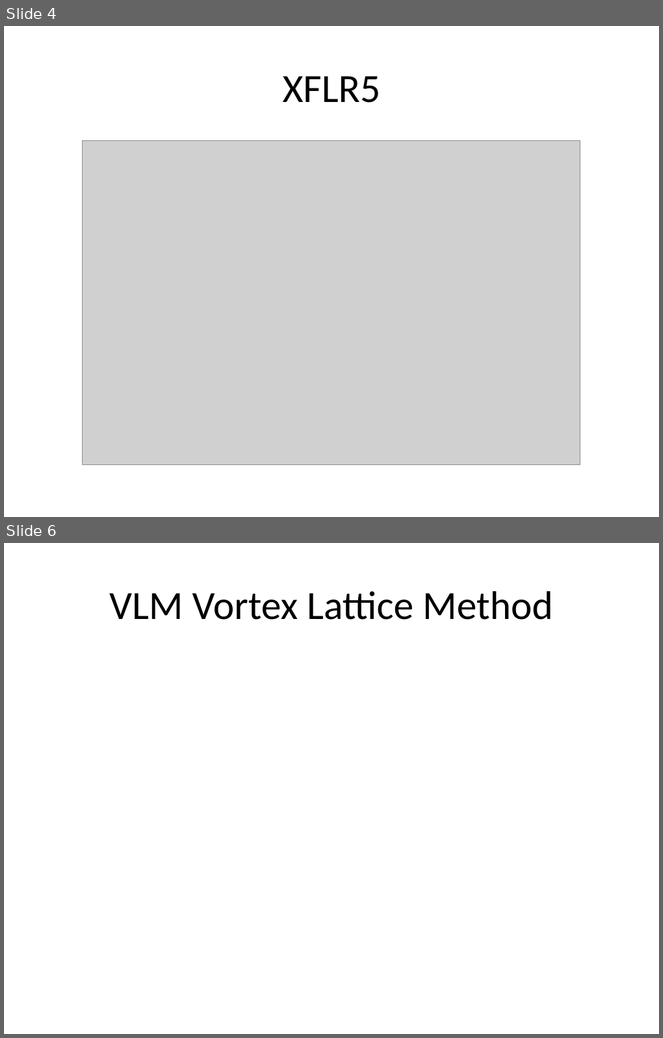
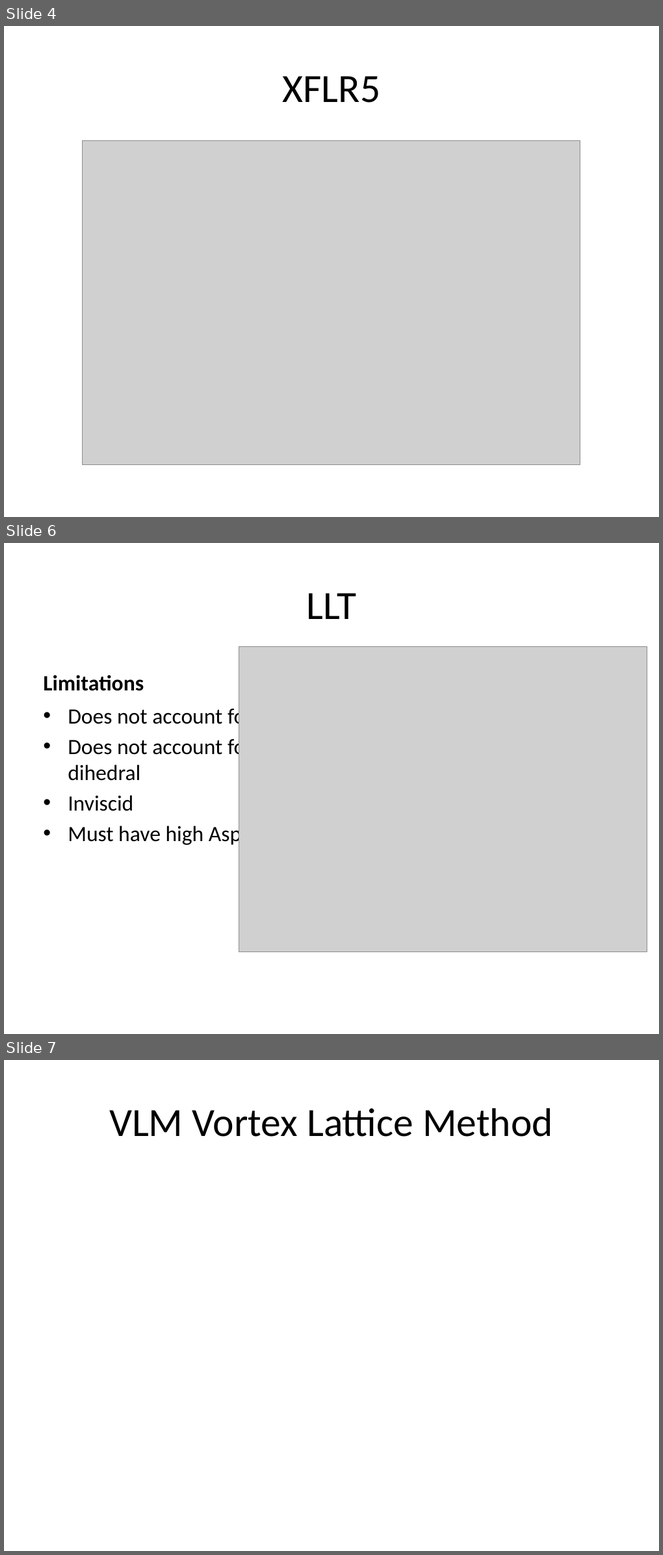
Before and after one commit to colinparker/Pterosaur, a slide deck: XFLR5 Methods and Their Application in.pptx. Shown one above the other, each under a label of ours: slides 4 and 6 before the commit, slides 4, 6 and 7 after it; the slides between them are not shown. The pictures are 663x1038 and 663x1555 pixels, drawn with LibreOffice and Linux fonts; fonts in the diff are those of the drawing; grey boxes stand for pictures. Boxes give left, top, right and bottom in pixels: in the first picture for what was removed or moved away, otherwise in the second. Text is boxed around its words. In the diff, an @@ line names an element or a change of style, - is before the commit and + after.

```diff
--- a/XFLR5 Methods and Their Application in.pptx
+++ b/XFLR5 Methods and Their Application in.pptx
@@ slide 6 added at bbox=[4, 543, 659, 1034], background #FFFFFF @@
@@ title added at bbox=[306, 593, 356, 619], 44 pt, text #000000 @@
+LLT
@@ picture added at bbox=[239, 646, 647, 953] @@
@@ text added at bbox=[43, 675, 144, 691], 24 pt, text #000000, bold @@
+Limitations
@@ text added at bbox=[68, 705, 269, 847], 24 pt, text #000000 @@
+• Does not account for sweep
+• Does not account for dihedral
+• Inviscid
+• Must have high Aspect Ratio
@@ what was slide 6 is now slide 7 @@
```
Also in this commit, not shown: 2 slides changed, 2 other slides added, 3 slides removed, 4 other files.
